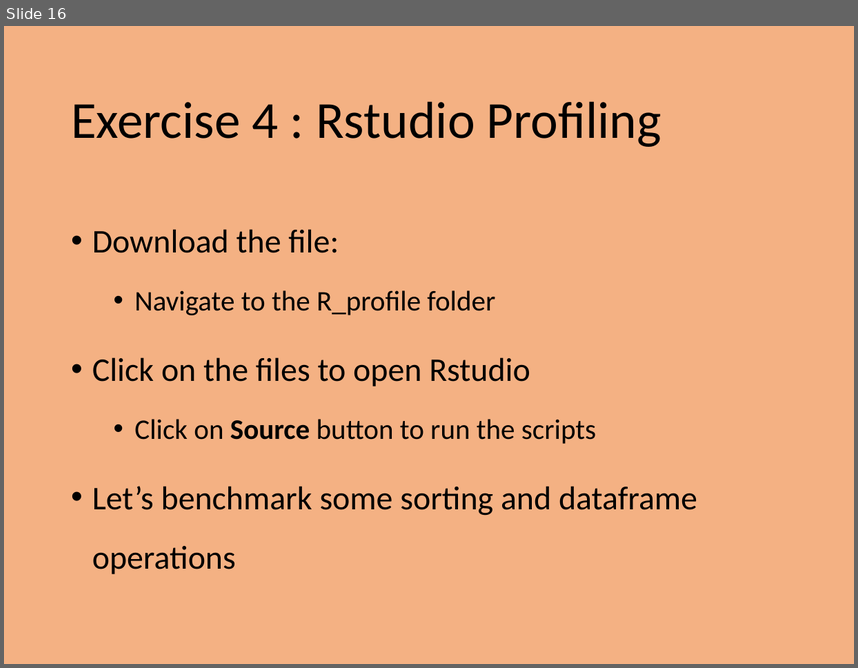
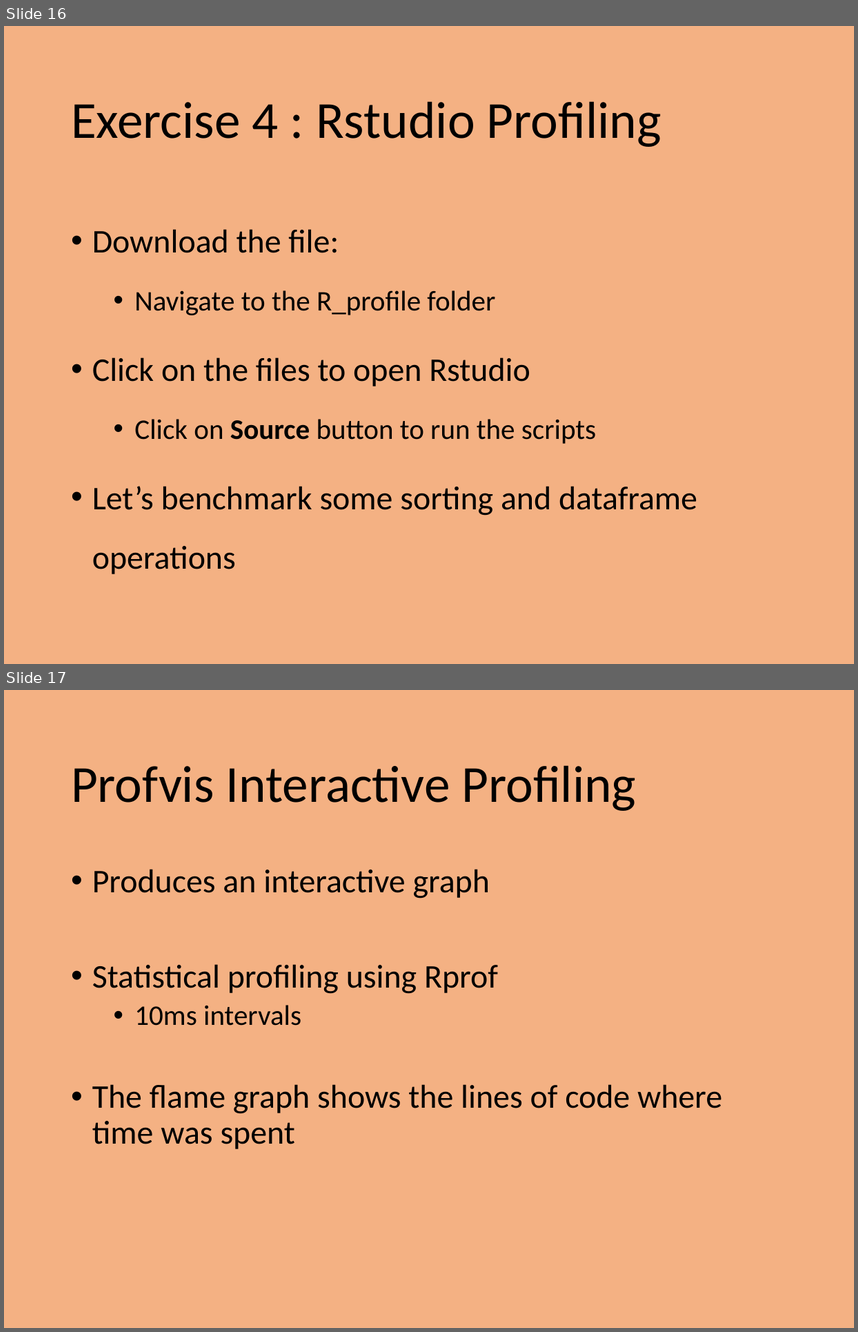
Before and after one commit to PrincetonUniversity/intro_debugging, a slide deck: 01_overview/Introduction_To_Debugging.pptx. Shown one above the other, each under a label of ours: slide 16 before the commit, slides 16 and 17 after it. The pictures are 858x668 and 858x1332 pixels, drawn with LibreOffice and Linux fonts; fonts in the diff are those of the drawing. Boxes give left, top, right and bottom in pixels: in the first picture for what was removed or moved away, otherwise in the second. Text is boxed around its words. In the diff, an @@ line names an element or a change of style, - is before the commit and + after.

Commit message:
Added a slide on profvis and another example.

```diff
--- a/01_overview/Introduction_To_Debugging.pptx
+++ b/01_overview/Introduction_To_Debugging.pptx
@@ slide 17 added at [4, 690, 854, 1328], background #F4B183 @@
@@ title added at [71, 765, 637, 811], 44 pt, text #000000 @@
+Profvis Interactive Profiling
@@ text added at [92, 869, 722, 1149], 28 pt, text #000000 @@
+• Produces an interactive graph
+• Statistical profiling using Rprof
+  • 10ms intervals
+• The flame graph shows the lines of code where time was spent
```
Also in this commit, not shown: 2 slides changed, 1 other file.
